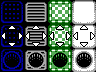
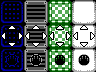
Layers edited between the first and the second 96 × 72 image:
painted on "arrows" over [3, 51, 93, 69]
painted on "Pasted Layer" over [24, 0, 48, 72]
